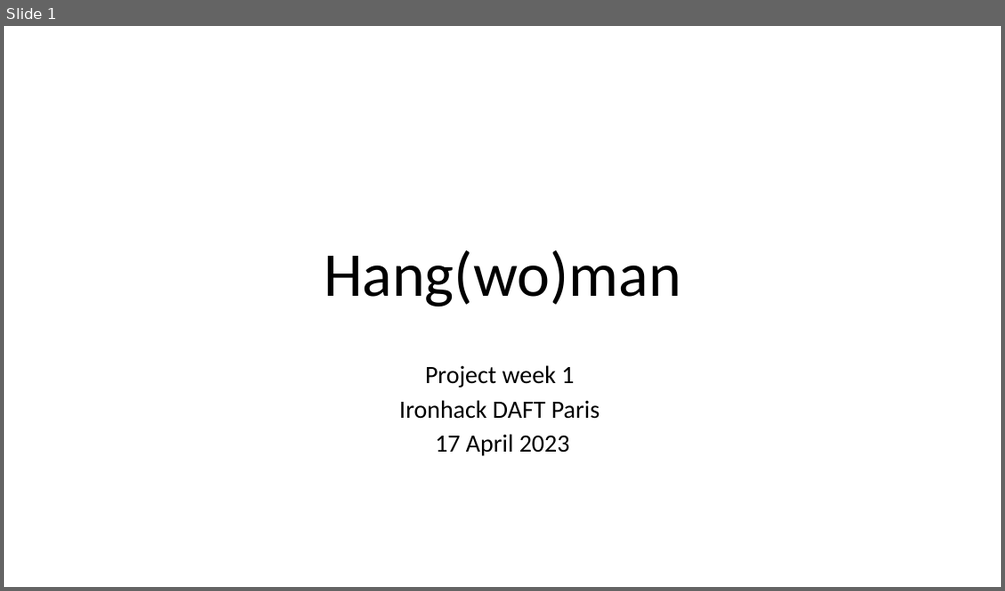
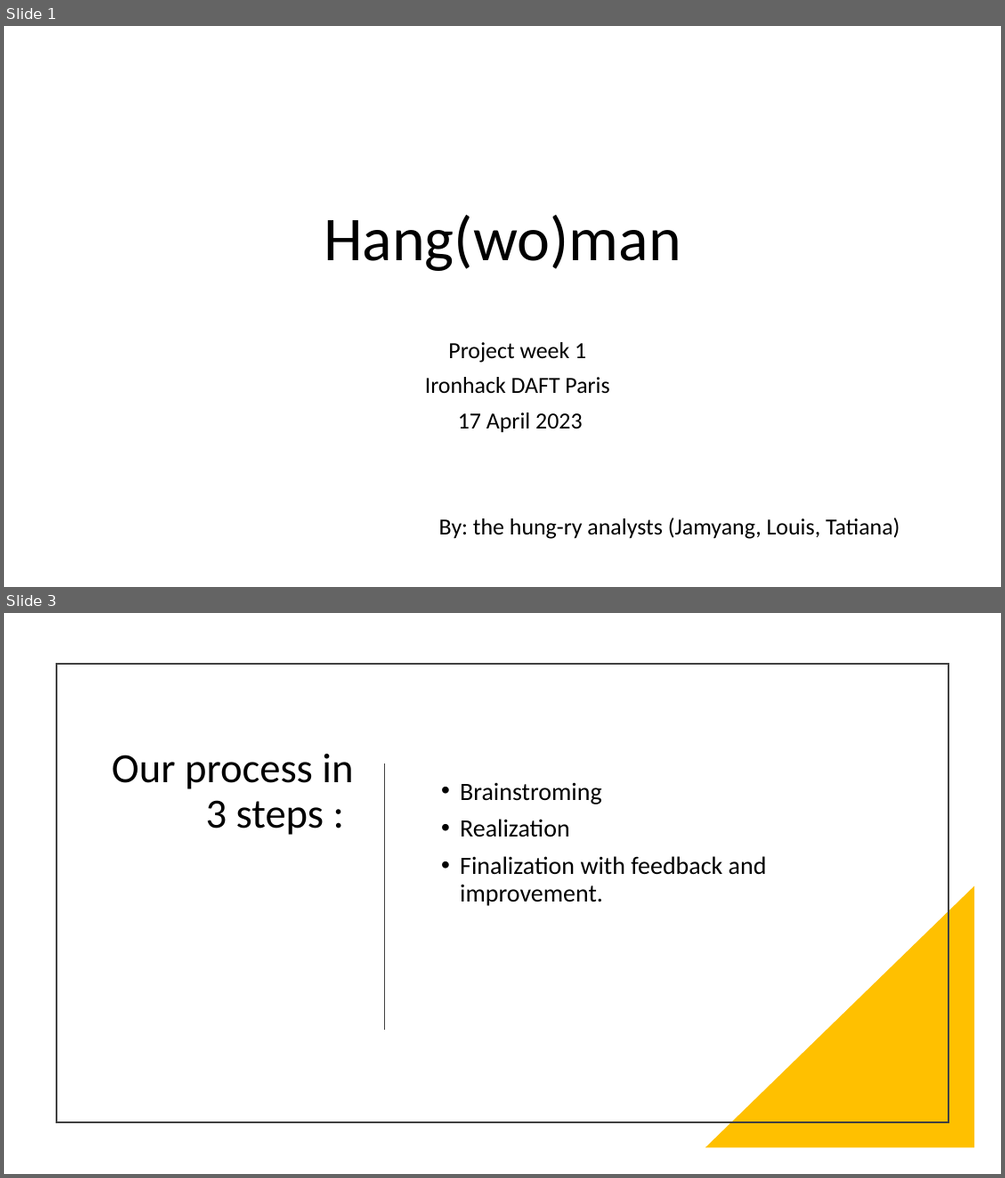
Before and after one commit to louis-md/hangman, a slide deck: Presentation1.pptx. Shown one above the other, each under a label of ours: slide 1 before the commit, slides 1 and 3 after it; the slides between them are not shown. The pictures are 1005x591 and 1005x1178 pixels, drawn with LibreOffice and Linux fonts; fonts in the diff are those of the drawing. Boxes give left, top, right and bottom in pixels: in the first picture for what was removed or moved away, otherwise in the second. Text is boxed around its words. In the diff, an @@ line names an element or a change of style, - is before the commit and + after.

```diff
--- a/Presentation1.pptx
+++ b/Presentation1.pptx
@@ slide 3 added at <box>4,613,1001,1174</box>, background #FFFFFF @@
@@ rectangle added at <box>57,664,948,1122</box>, outline #404040 1.5 pt @@
@@ title added at <box>112,754,353,835</box>, 40 pt, text #000000 @@
+Our process in 3 steps :
@@ line added from (385, 765) to (385, 1030), #404040 1.5 pt @@
@@ text added at <box>460,782,767,906</box>, 24 pt, text #000000 @@
+• Brainstroming
+• Realization
+• Finalization with feedback and improvement.
@@ right triangle added at <box>705,886,975,1148</box>, fill #FFC000 @@
@@ slide 1 changed as well @@
@@ title "Hang(wo)man": place and size @@
-title "Hang(wo)man" at <box>324,250,681,306</box>
+title "Hang(wo)man" at <box>324,215,681,271</box>
@@ subtitle "Project week 1": place and size @@
-subtitle "Project week 1" at <box>399,365,599,456</box>
+subtitle "Project week 1" at <box>425,342,899,539</box>
@@ subtitle at <box>425,342,609,433</box>: size 24 to 22.2 pt in "Project week 1", "Ironhack DAFT Paris", "17 April 2023"; line spacing 0.8 to 0.9 @@
@@ subtitle at <box>439,517,899,539</box>: paragraph added @@
+By: the hung-ry analysts (Jamyang, Louis, Tatiana)
```
Also in this commit, not shown: 2 other slides changed, 6 other slides added, 4 slides removed.
